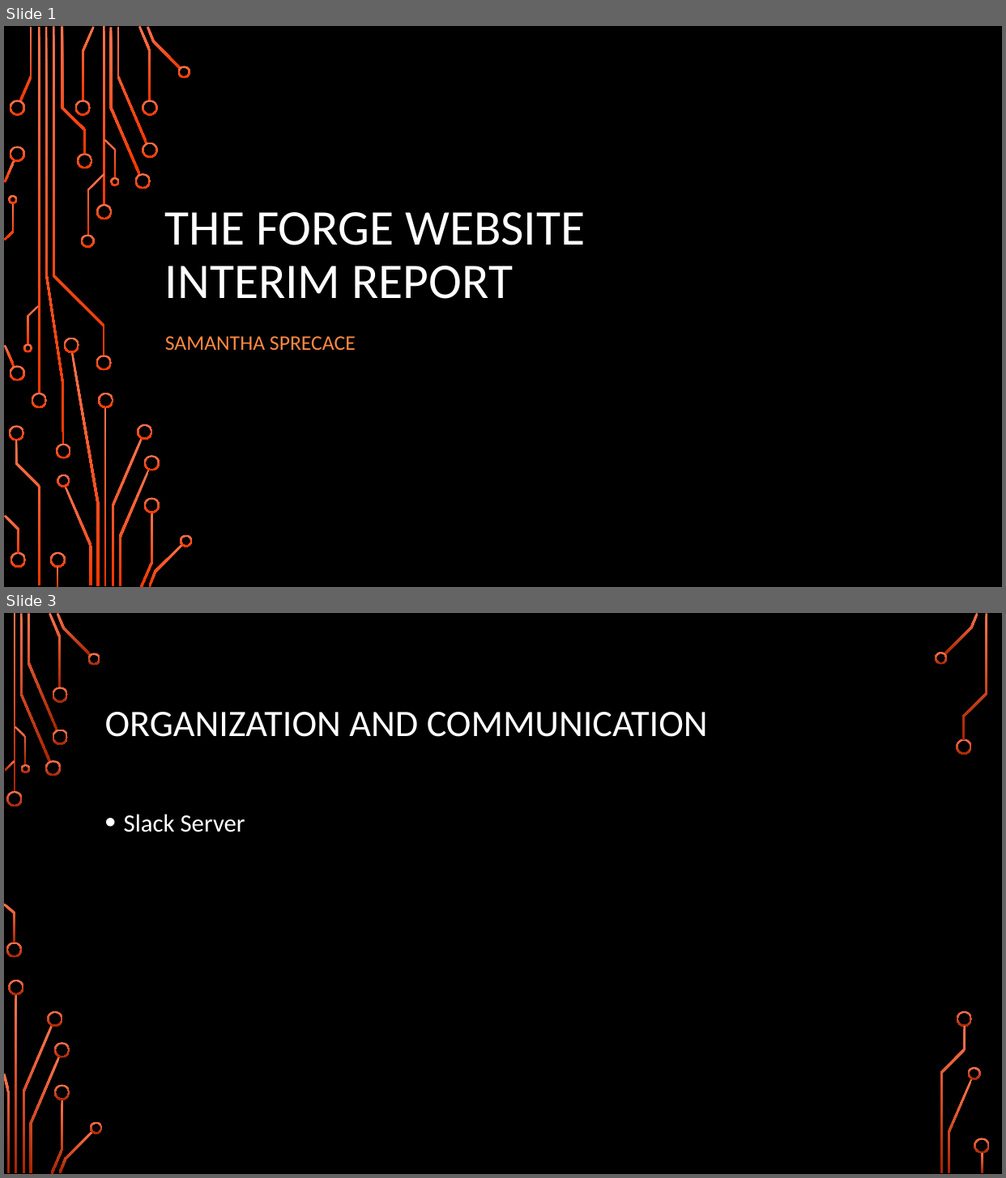
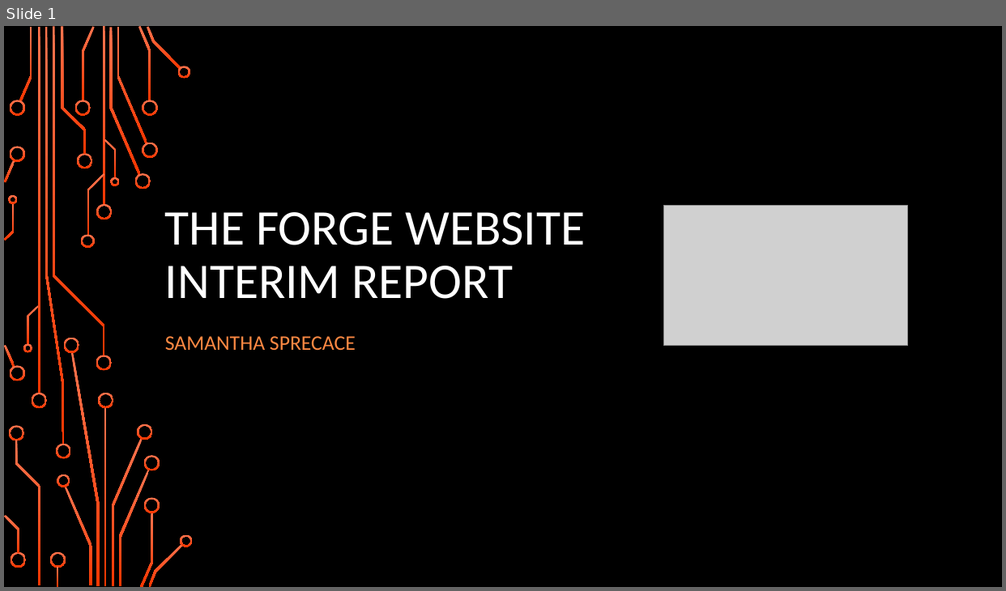
Before and after one commit to samspre/Open-Source-Software, a slide deck: Project/Project Update.pptx. Shown one above the other, each under a label of ours: slides 1 and 3 before the commit, slide 1 after it; the slides between them are not shown. The pictures are 1006x1178 and 1006x591 pixels, drawn with LibreOffice and Linux fonts; fonts in the diff are those of the drawing; grey boxes stand for pictures; background and template pictures are left out. Boxes give left, top, right and bottom in pixels: in the first picture for what was removed or moved away, otherwise in the second. Text is boxed around its words. In the diff, an @@ line names an element or a change of style, - is before the commit and + after.

```diff
--- a/Project/Project Update.pptx
+++ b/Project/Project Update.pptx
@@ slide 3 removed at (4, 613, 1002, 1174), background picture (left out) @@
@@ title removed at (105, 712, 708, 737) @@
-ORGANIZATION AND COMMUNICATION
@@ text removed at (124, 814, 245, 833) @@
-• Slack Server
@@ group removed at (4, 613, 990, 1174): 33 freeform shapes, 3 rectangles @@
@@ slide 1 changed as well @@
@@ picture added at (664, 206, 908, 346) @@
```
Also in this commit, not shown: 2 other slides changed, 2 other files.
